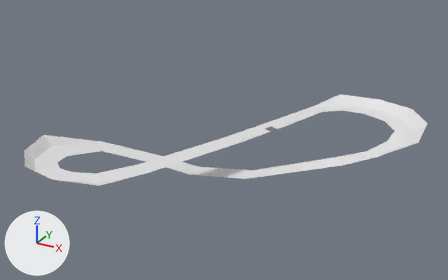
One commit to the OBJ model Resource/Game/Stage/MugenStage.obj: the scene before it, then after it.
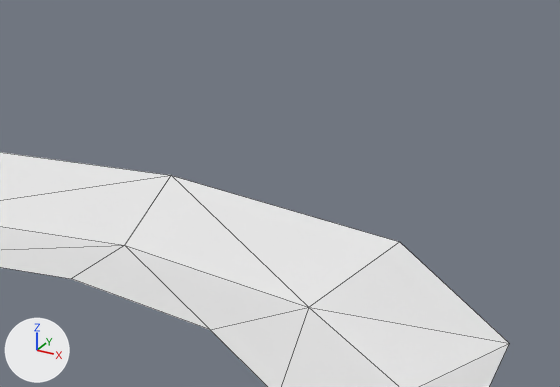
The first picture shows the older version from a camera (50 mm lens) standing at (86.4, -125.9, 72.5) and looking at (6.0, 20.2, -0.5). The close-ups show both versions on the part from 79% to 97% of the width and 27% to 46% of the height of that picture; other places that the commit changed are outside them. Every picture has the same lights, and +X, +Y and +Z are marked at lower left. The close-ups show mesh edges as thin lines. Where no turn or scale is listed for an object, it has been applied to the vertices.

In view in the first close-up: 'stage_平面.004'.
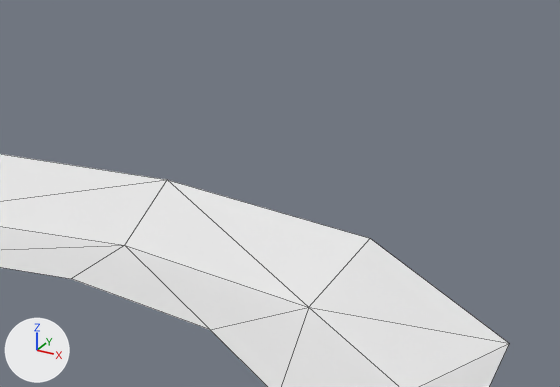
Boxes [x1, y1, x2, y2] around the edits, measured in the close-ups (560 x 387 px; the box of a moved part takes in the faces that stretch with it):
'stage_平面.004', reshaped: before [0, 152, 509, 387]; after [0, 154, 509, 387]
part 1 of me_stage_平面_004, moved or reshaped: before [0, 152, 509, 343]; after [0, 154, 508, 343]

Patch to the scene script:
```diff
--- a/Resource/Game/Stage/MugenStage.obj.py
+++ b/Resource/Game/Stage/MugenStage.obj.py
@@ me_stage_平面_004 @@
 me_stage_平面_004.from_pydata(...)  # 57 vertices, 65 faces; spans x -37.5..57.1, y -27.2..69.3, z -8.6..2.7
 # used by ob_stage_平面_004; location = (0.0, 0.0, 0.0)
-me_stage_平面_004.vertices[21].co = (37.9, 69.3, 2.1)  # pixel (171, 175)
-me_stage_平面_004.vertices[22].co = (49.5, 65.1, 2.2)  # pixel (399, 241)
+# me_stage_平面_004 part 1
+me_stage_平面_004.vertices[21].co = (37.9, 68.6, 2.1)  # pixel (167, 179)
+me_stage_平面_004.vertices[22].co = (48.4, 64.2, 2.5)  # pixel (370, 238)
 me_stage_平面_004.materials.append(mat_none)
```
